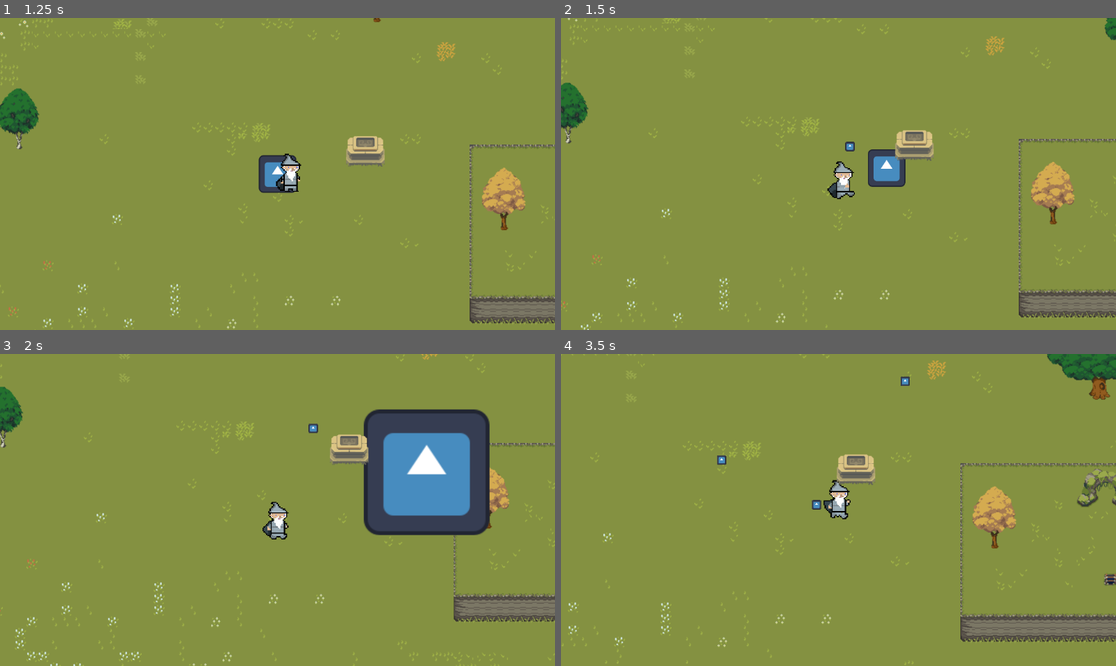
Above: before the commit, frames 1-4 (two rows, left to right).
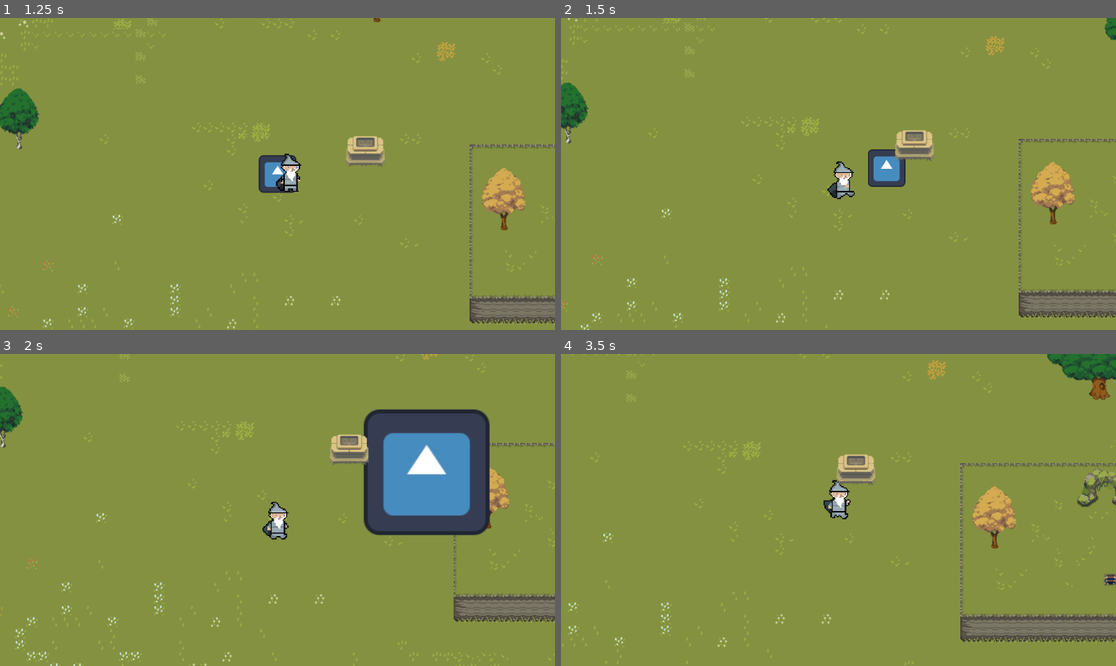
Above: after the commit, the same moments.

Repository: hiNEt0/KonturGameJam24
Game: Godot game, scene res://game.tscn
The game is run twice, just before and just after one commit, with the same random seed, the same clock (stepped at 60 frames per second) and the same inputs. The project has no main scene, so this scene is started directly. The engine's default icon, where the game draws it, is replaced by a stand-in: a white triangle on a blue panel in a dark square.
Inputs:
- Up to frame 1 (1.25 s): tap Enter at 0.5 s; hold D (move_right) from 0.53 s (still down); hold J from 0.53 s (still down)
- Up to frame 2 (1.5 s): release D (move_right) at 1.28 s; release J at 1.28 s; hold S (move_down) from 1.28 s (still down); tap J at 1.35 s
- Up to frame 3 (2 s): keep holding S (move_down)
- Up to frame 4 (3.5 s): release S (move_down) at 2.03 s; hold D (move_right) 2.03-2.78 s; hold J 2.03-2.78 s; hold W (move_up) from 2.78 s (still down); tap J at 2.85 s

Frame 1 is identical in both runs. In frame 2, less than 0.1% of the frame differs, in the area x 51-53%, y 39-43%; in frame 3, less than 0.1%; in frame 4, 0.2%, in the area x 28-63%, y 7-50%.

Commit message:
explosion mecha done

Diff:
--- a/enemy.tscn
+++ b/enemy.tscn
@@ -43,7 +43,7 @@
 [node name="AnimatedSprite2D" type="AnimatedSprite2D" parent="."]
 position = Vector2(-9, 3)
 sprite_frames = SubResource("SpriteFrames_jqe4n")
-frame_progress = 0.416226
+frame_progress = 0.192757
 
 [node name="CollisionShape2D" type="CollisionShape2D" parent="."]
 position = Vector2(-0.5, -0.5)
--- a/fire_ball.gd
+++ b/fire_ball.gd
@@ -13,7 +13,6 @@
 	position += direction * speed * delta
 
 
-
 func _on_body_entered(body):
 	if body is Enemy:
 		body.get_damage(100)
--- a/fire_ball.tscn
+++ b/fire_ball.tscn
@@ -16,5 +16,4 @@
 [node name="CollisionShape2D" type="CollisionShape2D" parent="."]
 shape = SubResource("CircleShape2D_1lskq")
 
-[connection signal="area_entered" from="." to="." method="_on_area_entered"]
 [connection signal="body_entered" from="." to="." method="_on_body_entered"]
--- a/game.tscn
+++ b/game.tscn
@@ -1,10 +1,9 @@
-[gd_scene load_steps=7 format=3 uid="uid://dgb4defbtx4ra"]
+[gd_scene load_steps=6 format=3 uid="uid://dgb4defbtx4ra"]
 
 [ext_resource type="Script" path="res://game.gd" id="1_3xvkm"]
 [ext_resource type="PackedScene" uid="uid://d2r6iomqfnpj3" path="res://player_2.tscn" id="1_5trys"]
 [ext_resource type="PackedScene" uid="uid://cmf2yiyjubp7u" path="res://enemy.tscn" id="2_2ilrm"]
 [ext_resource type="PackedScene" uid="uid://c0f5sh75fgna1" path="res://background.tscn" id="2_qp0fh"]
-[ext_resource type="PackedScene" uid="uid://lgjbkqb06dwb" path="res://fire_baller.tscn" id="4_wpnjn"]
 [ext_resource type="PackedScene" uid="uid://csf33uq2lytm4" path="res://scenes/exploding_fire/exploding_fire_caster.tscn" id="5_h67dd"]
 
 [node name="Game" type="Node"]
@@ -16,8 +15,6 @@
 z_index = 1
 position = Vector2(-9, 103)
 
-[node name="FireBaller" parent="Player2" instance=ExtResource("4_wpnjn")]
-
 [node name="RayCast2D" type="RayCast2D" parent="Player2"]
 
 [node name="ExplodingFireCaster" parent="Player2" instance=ExtResource("5_h67dd")]
--- a/scenes/exploding_fire/exploding_fire_explosion.tscn
+++ b/scenes/exploding_fire/exploding_fire_explosion.tscn
@@ -15,3 +15,5 @@
 [node name="Sprite2D" type="Sprite2D" parent="."]
 scale = Vector2(1.35938, 1.35938)
 texture = ExtResource("2_hbnch")
+
+[connection signal="body_entered" from="." to="." method="_on_body_entered"]
--- a/scenes/exploding_fire/exploding_fire_spell.tscn
+++ b/scenes/exploding_fire/exploding_fire_spell.tscn
@@ -23,3 +23,5 @@
 position = Vector2(-5.96046e-08, -5.96046e-08)
 scale = Vector2(0.40625, 0.40625)
 texture = ExtResource("2_4dmae")
+
+[connection signal="body_entered" from="." to="." method="_on_body_entered"]
--- a/scripts/exploding_fire_explosion.gd
+++ b/scripts/exploding_fire_explosion.gd
@@ -2,7 +2,8 @@
 extends Area2D
 
 @onready var explosion_shape = $ExplosionShape
-@onready var timer = 0.5;
+@onready var timer = 0.5
+@export var explosion_time_threshold = 0.4
 
 # Called every frame. 'delta' is the elapsed time since the previous frame.
 func _process(delta):
@@ -14,3 +15,8 @@
 
 func setup(explosion_position):
 	position = explosion_position
+
+
+func _on_body_entered(body):
+	if timer > explosion_time_threshold and body is Enemy:
+		body.get_damage(100)
--- a/scripts/exploding_fire_spell.gd
+++ b/scripts/exploding_fire_spell.gd
@@ -23,6 +23,10 @@
 		explode()
 		queue_free()
 
+func _on_body_entered(body):
+	if body is Enemy:
+		lifetime = max_lifetime
+
 func setup(player_position, player_direction):
 	position = player_position
 	start_position = player_position
